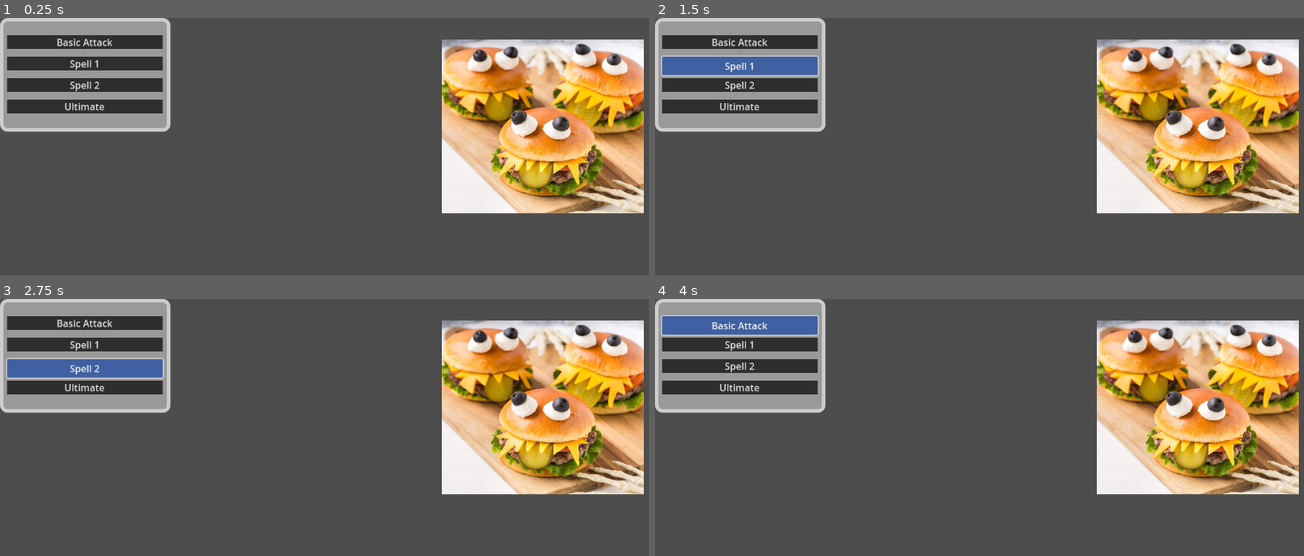
Above: before the commit, frames 1-4 (two rows, left to right).
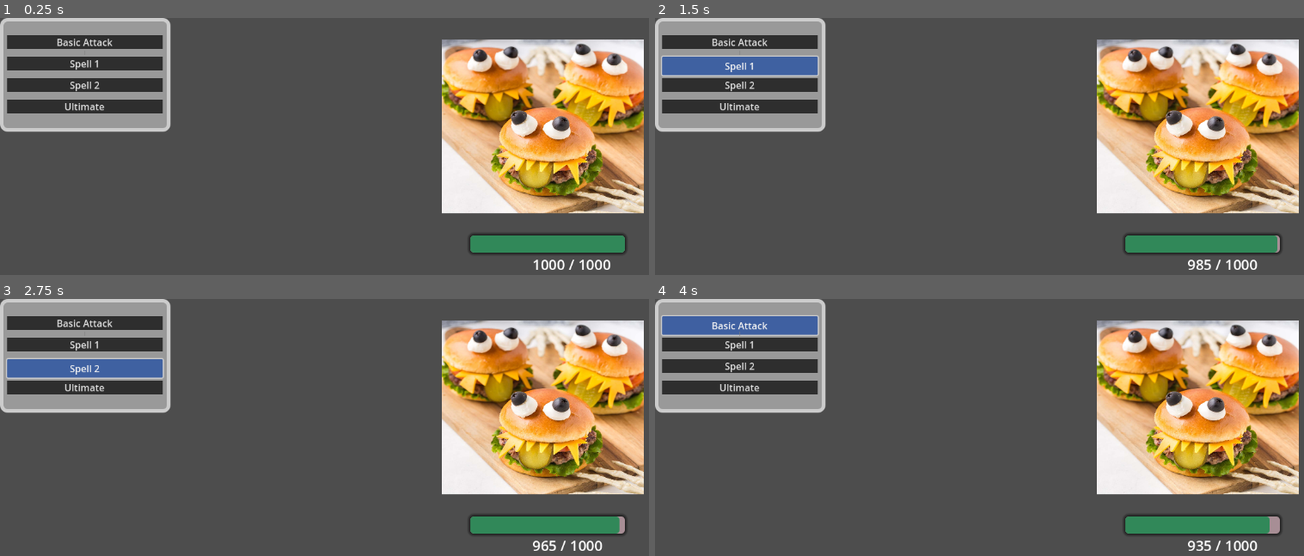
Above: after the commit, the same moments.

Repository: JuneauPlayz/project-burge
Game: Godot game, scene res://scenes/combat_test_2.tscn
Same seed, same stepped clock (60 frames per second), same inputs: the game is played once before the commit and once after it. This scene is started directly instead of the project's main scene.
Inputs:
- Up to frame 1 (0.25 s): no input
- Up to frame 2 (1.5 s): click "Basic Attack" at 0.5 s; click "Spell 1" at 1.25 s
- Up to frame 3 (2.75 s): click "Spell 2" at 2 s
- Up to frame 4 (4 s): click "Ultimate" at 2.75 s; click "Basic Attack" at 3.5 s

The runs differ from the first frame. In frame 1, 2.2% of the frame differs, in the area x 72-97%, y 83-98%; in frame 2, 2.2%; in frame 3, 2.2%; in frame 4, 2.2%.

Commit message:
hp bar test

Diff:
--- a/scenes/combat_test_2.tscn
+++ b/scenes/combat_test_2.tscn
@@ -1,11 +1,12 @@
-[gd_scene load_steps=11 format=3 uid="uid://il7olc82ns7f"]
+[gd_scene load_steps=22 format=3 uid="uid://il7olc82ns7f"]
 
 [ext_resource type="Texture2D" uid="uid://djyorqs13oxgy" path="res://assets/burger.jpg" id="1_to6ih"]
-[ext_resource type="Script" path="res://scenes/node.gd" id="2_an485"]
 [ext_resource type="Script" path="res://scenes/combat_manager.gd" id="2_hh3fv"]
+[ext_resource type="Script" path="res://scripts/enemy.gd" id="2_xoe2s"]
 [ext_resource type="Script" path="res://scripts/ally.gd" id="4_2mvrs"]
 [ext_resource type="Script" path="res://scripts/skill.gd" id="5_uwf13"]
-[ext_resource type="PackedScene" uid="uid://tlvpop5rp1x6" path="res://scenes/spell_select_ui.tscn" id="6_lif2y"]
+[ext_resource type="Script" path="res://scenes/spell_select_ui.gd" id="7_gfu1y"]
+[ext_resource type="PackedScene" uid="uid://5spa5amgsxfm" path="res://scenes/hp_bar.tscn" id="7_pyguu"]
 
 [sub_resource type="Resource" id="Resource_jjwcv"]
 script = ExtResource("5_uwf13")
@@ -27,6 +28,45 @@
 damage = 20
 element = "fire"
 
+[sub_resource type="StyleBoxFlat" id="StyleBoxFlat_tvmj8"]
+content_margin_left = 10.0
+content_margin_top = 5.0
+border_width_left = 6
+border_width_top = 6
+border_width_right = 6
+border_width_bottom = 6
+corner_radius_top_left = 12
+corner_radius_top_right = 12
+corner_radius_bottom_right = 12
+corner_radius_bottom_left = 12
+
+[sub_resource type="StyleBoxFlat" id="StyleBoxFlat_1dgm8"]
+content_margin_right = 0.0
+bg_color = Color(0.246653, 0.378583, 0.631853, 1)
+
+[sub_resource type="StyleBoxFlat" id="StyleBoxFlat_ur654"]
+bg_color = Color(0.180392, 0.180392, 0.180392, 1)
+
+[sub_resource type="StyleBoxFlat" id="StyleBoxFlat_ni84r"]
+bg_color = Color(0.247059, 0.380392, 0.631373, 1)
+
+[sub_resource type="StyleBoxFlat" id="StyleBoxFlat_sleic"]
+bg_color = Color(0.180392, 0.180392, 0.180392, 1)
+
+[sub_resource type="StyleBoxFlat" id="StyleBoxFlat_edv3q"]
+
+[sub_resource type="StyleBoxFlat" id="StyleBoxFlat_q85v1"]
+bg_color = Color(0.247059, 0.380392, 0.631373, 1)
+
+[sub_resource type="StyleBoxFlat" id="StyleBoxFlat_lt1l8"]
+bg_color = Color(0.180392, 0.180392, 0.180392, 1)
+
+[sub_resource type="StyleBoxFlat" id="StyleBoxFlat_i2ev1"]
+bg_color = Color(0.247059, 0.380392, 0.631373, 1)
+
+[sub_resource type="StyleBoxFlat" id="StyleBoxFlat_s2255"]
+bg_color = Color(0.180392, 0.180392, 0.180392, 1)
+
 [node name="CombatTest2" type="Node2D"]
 
 [node name="CombatManager" type="Node" parent="." node_paths=PackedStringArray("ally1", "enemy1")]
@@ -35,13 +75,19 @@
 enemy1 = NodePath("../BurgerEnemy")
 
 [node name="BurgerEnemy" type="Node" parent="."]
-script = ExtResource("2_an485")
+script = ExtResource("2_xoe2s")
 health = 1000
 
 [node name="Burger" type="Sprite2D" parent="BurgerEnemy"]
 position = Vector2(911, 182)
 scale = Vector2(0.2825, 0.24375)
 texture = ExtResource("1_to6ih")
+
+[node name="HP Bar" parent="BurgerEnemy" instance=ExtResource("7_pyguu")]
+offset_left = 778.0
+offset_top = 354.0
+offset_right = 778.0
+offset_bottom = 354.0
 
 [node name="Ally1" type="Node" parent="."]
 script = ExtResource("4_2mvrs")
@@ -50,4 +96,98 @@
 skill_2 = SubResource("Resource_m6dy8")
 ult = SubResource("Resource_kh0yv")
 
-[node name="SpellSelectUi" parent="." instance=ExtResource("6_lif2y")]
+[node name="SpellSelectUi" type="Control" parent="."]
+layout_mode = 3
+anchors_preset = 0
+script = ExtResource("7_gfu1y")
+
+[node name="PanelContainer" type="PanelContainer" parent="SpellSelectUi"]
+layout_mode = 0
+offset_right = 286.0
+offset_bottom = 191.0
+mouse_filter = 1
+theme_override_styles/panel = SubResource("StyleBoxFlat_tvmj8")
+
+[node name="MarginContainer" type="MarginContainer" parent="SpellSelectUi/PanelContainer"]
+layout_mode = 2
+size_flags_horizontal = 0
+size_flags_vertical = 4
+theme_override_constants/margin_left = 2
+theme_override_constants/margin_top = 5
+theme_override_constants/margin_right = 7
+theme_override_constants/margin_bottom = 5
+
+[node name="VBoxContainer" type="VBoxContainer" parent="SpellSelectUi/PanelContainer/MarginContainer"]
+layout_mode = 2
+
+[node name="BA1Panel" type="PanelContainer" parent="SpellSelectUi/PanelContainer/MarginContainer/VBoxContainer"]
+layout_mode = 2
+mouse_filter = 1
+
+[node name="ba_1" type="Button" parent="SpellSelectUi/PanelContainer/MarginContainer/VBoxContainer/BA1Panel"]
+custom_minimum_size = Vector2(261, 0)
+layout_mode = 2
+size_flags_horizontal = 0
+theme_override_styles/hover = SubResource("StyleBoxFlat_1dgm8")
+theme_override_styles/normal = SubResource("StyleBoxFlat_ur654")
+text = "Basic Attack"
+
+[node name="VSeparator" type="VSeparator" parent="SpellSelectUi/PanelContainer/MarginContainer/VBoxContainer"]
+custom_minimum_size = Vector2(0, 5)
+layout_mode = 2
+mouse_filter = 2
+
+[node name="SP1Panel" type="PanelContainer" parent="SpellSelectUi/PanelContainer/MarginContainer/VBoxContainer"]
+layout_mode = 2
+mouse_filter = 2
+
+[node name="S1" type="Button" parent="SpellSelectUi/PanelContainer/MarginContainer/VBoxContainer/SP1Panel"]
+layout_mode = 2
+theme_override_styles/hover = SubResource("StyleBoxFlat_ni84r")
+theme_override_styles/normal = SubResource("StyleBoxFlat_sleic")
+text = "Spell 1"
+
+[node name="VSeparator2" type="VSeparator" parent="SpellSelectUi/PanelContainer/MarginContainer/VBoxContainer"]
+custom_minimum_size = Vector2(0, 5)
+layout_mode = 2
+mouse_filter = 2
+theme_override_constants/separation = 11
+theme_override_styles/separator = SubResource("StyleBoxFlat_edv3q")
+
+[node name="SP2Panel" type="PanelContainer" parent="SpellSelectUi/PanelContainer/MarginContainer/VBoxContainer"]
+layout_mode = 2
+mouse_filter = 2
+
+[node name="S2" type="Button" parent="SpellSelectUi/PanelContainer/MarginContainer/VBoxContainer/SP2Panel"]
+layout_mode = 2
+theme_override_styles/hover = SubResource("StyleBoxFlat_q85v1")
+theme_override_styles/normal = SubResource("StyleBoxFlat_lt1l8")
+text = "Spell 2"
+
+[node name="VSeparator3" type="VSeparator" parent="SpellSelectUi/PanelContainer/MarginContainer/VBoxContainer"]
+custom_minimum_size = Vector2(0, 5)
+layout_mode = 2
+mouse_filter = 2
+theme_override_constants/separation = 11
+theme_override_styles/separator = SubResource("StyleBoxFlat_edv3q")
+
+[node name="ULTPanel" type="PanelContainer" parent="SpellSelectUi/PanelContainer/MarginContainer/VBoxContainer"]
+layout_mode = 2
+mouse_filter = 2
+
+[node name="ULT" type="Button" parent="SpellSelectUi/PanelContainer/MarginContainer/VBoxContainer/ULTPanel"]
+layout_mode = 2
+theme_override_styles/hover = SubResource("StyleBoxFlat_i2ev1")
+theme_override_styles/normal = SubResource("StyleBoxFlat_s2255")
+text = "Ultimate
+"
+
+[connection signal="pressed" from="SpellSelectUi/PanelContainer/MarginContainer/VBoxContainer/BA1Panel/ba_1" to="CombatManager" method="_on_basic_pressed"]
+[connection signal="pressed" from="SpellSelectUi/PanelContainer/MarginContainer/VBoxContainer/BA1Panel/ba_1" to="SpellSelectUi" method="_on_button_pressed"]
+[connection signal="pressed" from="SpellSelectUi/PanelContainer/MarginContainer/VBoxContainer/BA1Panel/ba_1" to="SpellSelectUi" method="_on_ba_1_pressed"]
+[connection signal="pressed" from="SpellSelectUi/PanelContainer/MarginContainer/VBoxContainer/SP1Panel/S1" to="CombatManager" method="_on_s_1_pressed"]
+[connection signal="pressed" from="SpellSelectUi/PanelContainer/MarginContainer/VBoxContainer/SP1Panel/S1" to="SpellSelectUi" method="_on_s_1_pressed"]
+[connection signal="pressed" from="SpellSelectUi/PanelContainer/MarginContainer/VBoxContainer/SP2Panel/S2" to="CombatManager" method="_on_s_2_pressed"]
+[connection signal="pressed" from="SpellSelectUi/PanelContainer/MarginContainer/VBoxContainer/SP2Panel/S2" to="SpellSelectUi" method="_on_s_2_pressed"]
+[connection signal="pressed" from="SpellSelectUi/PanelContainer/MarginContainer/VBoxContainer/ULTPanel/ULT" to="CombatManager" method="_on_ult_pressed"]
+[connection signal="pressed" from="SpellSelectUi/PanelContainer/MarginContainer/VBoxContainer/ULTPanel/ULT" to="SpellSelectUi" method="_on_ult_pressed"]
--- a/scripts/enemy.gd
+++ b/scripts/enemy.gd
@@ -4,9 +4,15 @@
 @export var skill : Skill
 @export var current_element : String = "none"
 @export var reaction_primed = 0
+var hp_bar
+
 # Called when the node enters the scene tree for the first time.
 func _ready() -> void:
-	pass # Replace with function body.
+	#always make hp bar second child
+	print(health)
+	hp_bar = get_child(1)
+	hp_bar.set_hp(health)
+	hp_bar.set_maxhp(health)
 
 
 # Called every frame. 'delta' is the elapsed time since the previous frame.
@@ -37,6 +43,7 @@
 		reaction_primed = 0
 	rounded = roundi(damage)
 	health -= rounded
+	hp_bar.set_hp(health)
 	check_if_dead()
 
 
--- a/scripts/hp_bar.gd
+++ b/scripts/hp_bar.gd
@@ -6,11 +6,14 @@
 
 func set_hp(newhp):
 	hp = newhp
+	progress_bar.value = hp
 	update_text()
 
 func set_maxhp(newhp):
 	max_hp = newhp
+	progress_bar.max_value = max_hp
+	progress_bar.value = hp
 	update_text()
 
 func update_text():
-	hptext.text = hp + " / " + max_hp
+	hptext.text = str(hp) + " / " + str(max_hp)
Not shown: 1 places in scenes/spell_select_ui.tscn that only renumber resources
